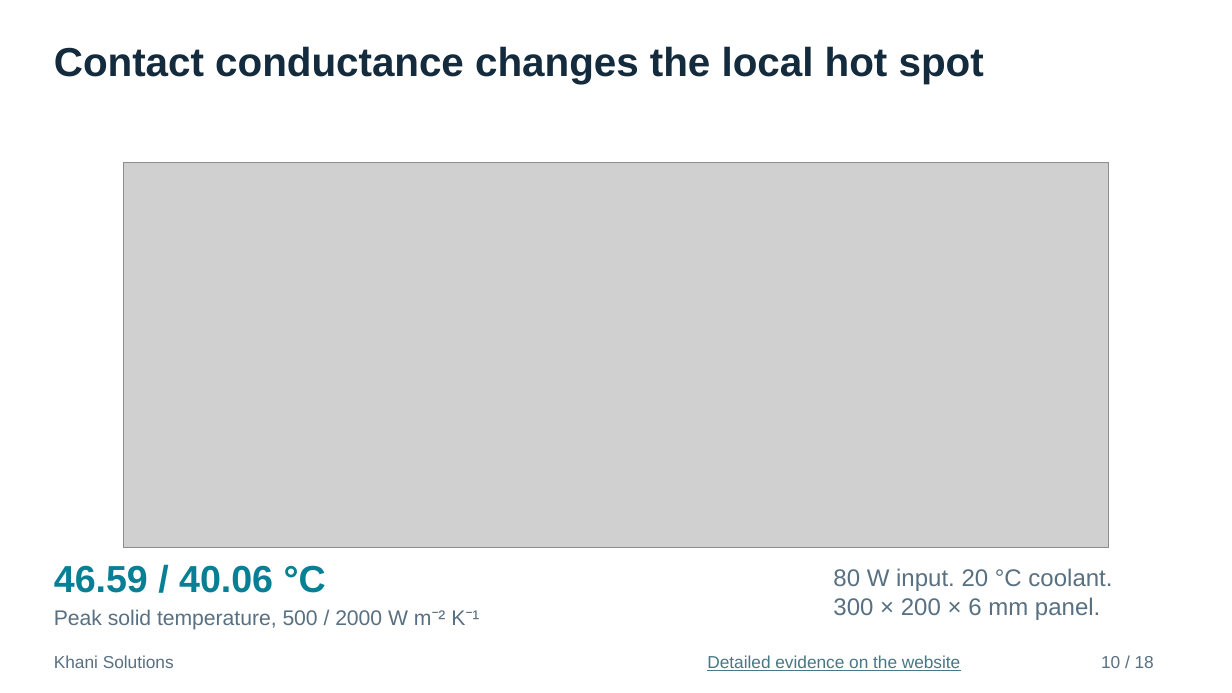
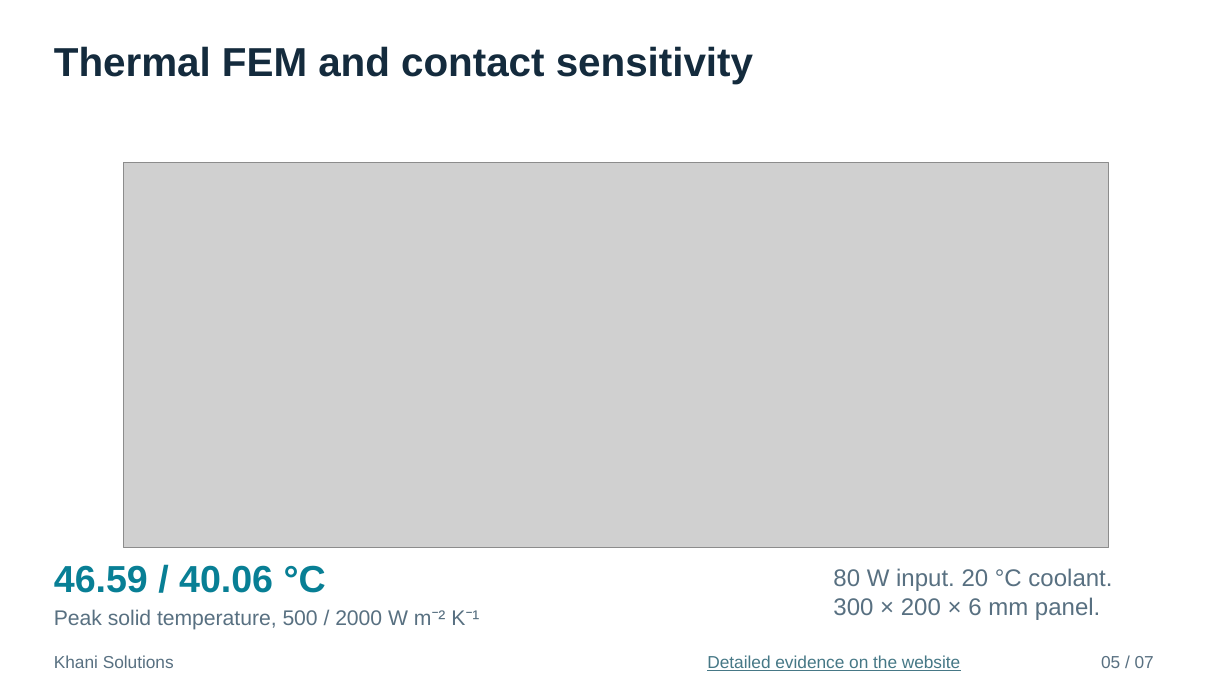
Before and after one commit to mrkhani88/khani-solutions-site, a slide deck: slide 5 of assets/studies/vast-haven-1/interview/Haven1_Thermal_Engineering_Interview.pptx (slide 10 before the commit). Drawn at 1232x693 pixels with LibreOffice and Linux fonts; fonts in the diff are those of the drawing; grey boxes stand for pictures. Boxes give left, top, right and bottom in pixels: in the first picture for what was removed or moved away, otherwise in the second. Text is boxed around its words. In the diff, an @@ line names an element or a change of style, - is before the commit and + after.

```diff
--- a/assets/studies/vast-haven-1/interview/Haven1_Thermal_Engineering_Interview.pptx
+++ b/assets/studies/vast-haven-1/interview/Haven1_Thermal_Engineering_Interview.pptx
@@ text at (54, 46, 753, 84): text changed @@
-Contact conductance changes the local hot spot
+Thermal FEM and contact sensitivity
@@ text at (1101, 656, 1154, 668): text changed @@
-10 / 18
+05 / 07
```
Also in this commit, not shown: 5 other slides changed, 1 slide added, 12 slides removed, 4 other files.
